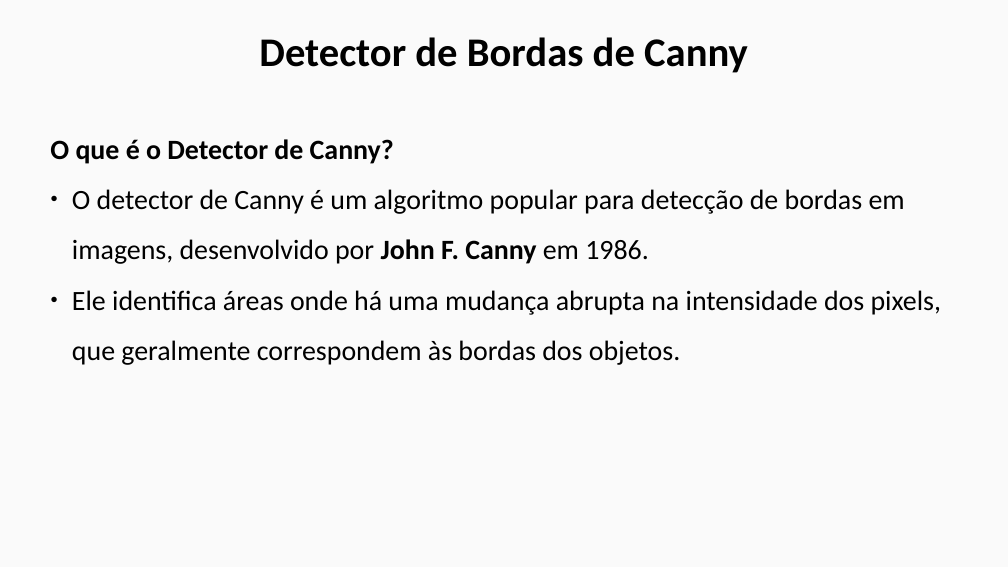
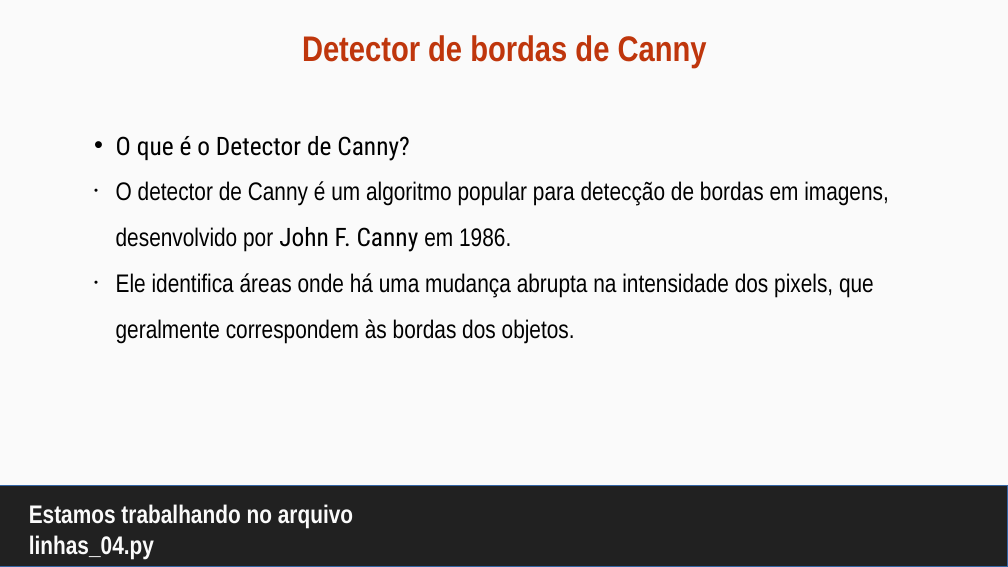
Before and after one commit to maurizioprizzi/finding_lanes, a slide deck: slide 16 of computer_vision_encounter_01.odp (slide 15 before the commit). Drawn at 1008x567 pixels with LibreOffice and Linux fonts; fonts in the diff are those of the drawing. Boxes give left, top, right and bottom in pixels: in the first picture for what was removed or moved away, otherwise in the second. Text is boxed around its words. In the diff, an @@ line names an element or a change of style, - is before the commit and + after.

```diff
--- a/computer_vision_encounter_01.odp
+++ b/computer_vision_encounter_01.odp
@@ title "Detector de bordas de Canny" at [302, 35, 707, 68]: vertical alignment top to middle @@
@@ title at [302, 35, 707, 68]: text changed; size 32 to 28 pt; font Calibri to Arial Narrow; text colour #000000 to #BF360C @@
-Detector de Bordas de Canny
+Detector de bordas de Canny
@@ subtitle "O que é o Detector ...": place and size @@
-subtitle "O que é o Detector ..." at [50, 139, 941, 365]
+subtitle "O que é o Detector ..." at [116, 136, 889, 344]
@@ subtitle "O que é o Detector ..." at [116, 136, 889, 344]: size 22 to 20 pt; font Calibri to Roboto Condensed, bold off in "O que é o Detector de Canny?", "John F. Canny"; font Calibri to Arial Narrow in "O detector de Canny é um algoritmo ...", "Ele identifica áreas onde há uma mudança ..."; bullet none to •; bullet ● to • @@
@@ rectangle added at [0, 486, 1008, 567], fill #212121, outline #3465A4 0 pt @@
@@ title added at [29, 504, 353, 560], 20 pt, text #FAFAFA, bold @@
+Estamos trabalhando no arquivo linhas_04.py
```
Also in this commit, not shown: 13 other slides changed, 4 slides added, 4 slides removed, 6 other files.
